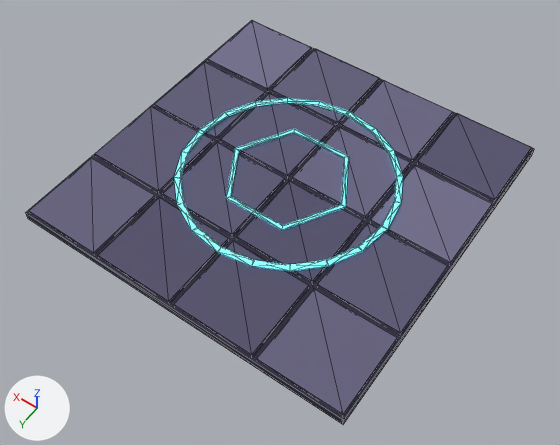
What one commit did to the glTF model assets/models/kit/dungeon/dun_floor_rune.glb.
One viewpoint serves both versions: a 50 mm lens placed at (-3.19, 4.63, 6.42), pointed at (-0.13, 0.35, -0.3). The axes (+X, +Y, +Z) are drawn at lower left. The lights are the same throughout. The older version comes first. Mesh edges are drawn as thin lines. Vertices at exactly the same position are counted once.

Objects in the first picture: 'dun_floor_rune'.
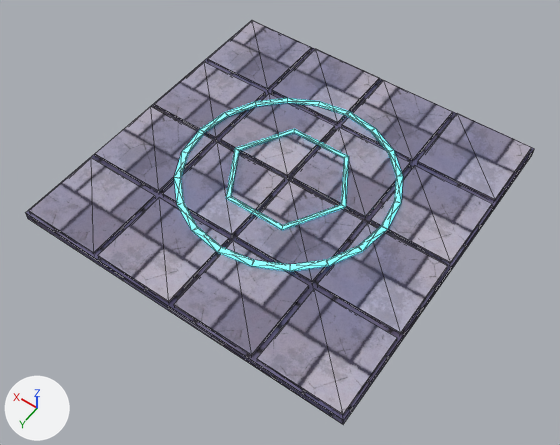
Location of each change, [x1, y1, x2, y2] in pixels of the pictures (560 x 445 px):
'dun_floor_rune', recoloured, surface changed (lighter)
    both: [26, 20, 534, 424]
part 1 of me_dun_floor_rune, recoloured
    both: [26, 20, 534, 420]
part 2 of me_dun_floor_rune, recoloured
    both: [343, 150, 534, 424]
part 3 of me_dun_floor_rune, recoloured
    both: [26, 214, 344, 424]
part 4 of me_dun_floor_rune, recoloured (lighter)
    both: [29, 20, 532, 415]
part 6 of me_dun_floor_rune, recoloured (greyish blue to white)
    both: [29, 20, 492, 415]
part 7 of me_dun_floor_rune, recoloured (lighter)
    both: [26, 20, 534, 424]

The change, as a list of edits to the scene's bpy script:
```text
Add img_dungeon_bricks_nrm_jpg:
    img_dungeon_bricks_nrm_jpg = load_image('dungeon_bricks_nrm.jpg', '../../../textures/painted/dungeon_bricks_nrm.jpg', 1024, 1024, 'Non-Color')
Add img_dungeon_bricks_col_jpg:
    img_dungeon_bricks_col_jpg = load_image('dungeon_bricks_col.jpg', '../../../textures/painted/dungeon_bricks_col.jpg', 1024, 1024, 'sRGB')
Add img_floor_slabs_nrm_jpg:
    img_floor_slabs_nrm_jpg = load_image('floor_slabs_nrm.jpg', '../../../textures/painted/floor_slabs_nrm.jpg', 1024, 1024, 'Non-Color')
Add img_floor_slabs_col_jpg:
    img_floor_slabs_col_jpg = load_image('floor_slabs_col.jpg', '../../../textures/painted/floor_slabs_col.jpg', 1024, 1024, 'sRGB')
Add mat_tr_tex_dungeon_bricks:
    mat_tr_tex_dungeon_bricks = bpy.data.materials.new('TR_Tex_dungeon_bricks')
    # uses the picture img_dungeon_bricks_col_jpg
    # uses the picture img_dungeon_bricks_nrm_jpg
Add mat_tr_tex_floor_slabs:
    mat_tr_tex_floor_slabs = bpy.data.materials.new('TR_Tex_floor_slabs')
    # uses the picture img_floor_slabs_col_jpg
    # uses the picture img_floor_slabs_nrm_jpg
Change me_dun_floor_rune:
    where me_dun_floor_rune.from_pydata(...)  # 214 vertices, 360 faces; spans x -2.0..2.0, y -2.0..2.0, z -0.1..0.06
    used by ob_dun_floor_rune; location = (0.0, 0.0, 0.0)
    me_dun_floor_rune part 1: 4 of the faces centred in x -0.67..0.67, y -0.67..0.67, z -0.1..0.0 switch from mat_tr_matte to mat_tr_tex_dungeon_bricks
    me_dun_floor_rune part 2: 2 of the faces centred in x -2.0, y -0.67..0.67, z -0.07..-0.03 switch from mat_tr_matte to mat_tr_tex_dungeon_bricks
    me_dun_floor_rune part 3: 2 of the faces centred in x -0.67..0.67, y 2.0, z -0.07..-0.03 switch from mat_tr_matte to mat_tr_tex_dungeon_bricks
    me_dun_floor_rune part 4: 192 of the faces centred in x -1.97..1.97, y -1.97..1.97, z -0.04..0.04 switch from mat_tr_matte to mat_tr_tex_floor_slabs
    me_dun_floor_rune part 5: texture (UV) coordinates changed
    me_dun_floor_rune part 6: 132 faces centred in x -1.97..1.97, y -1.97..1.97, z -0.04..0.04 are repainted in the vertex colours; the middle colour goes from greyish blue #64607d to white #ffffff
    me_dun_floor_rune part 7: 72 faces centred in x -2.0..2.0, y -2.0..2.0, z -0.1..0.04 are repainted in the vertex colours; the middle colour goes from dark blue #534f6b to white #ffffff
```
